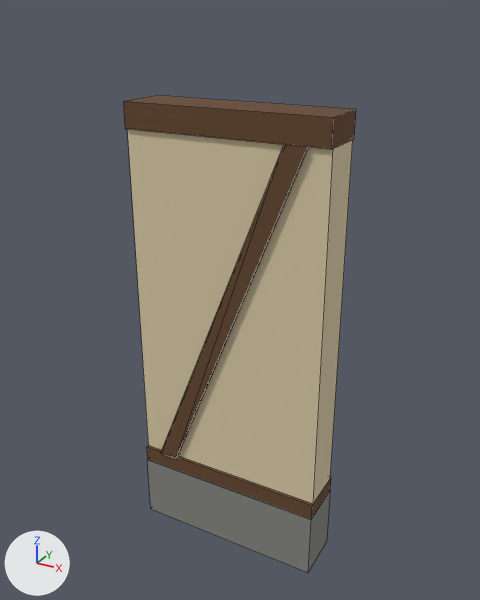
What one commit did to the FBX model client/Assets/Art/Buildings/Venaria/WallBraced.fbx.
Camera for both pictures: a camera (50 mm lens) standing at (1.94, -2.58, 2.68) and looking at (0.5, 0.04, 1.37). Lighting does not change. The marker at lower left points along +X, +Y and +Z. The older version comes first. Mesh edges are drawn as thin lines. Where no turn or scale is listed for an object, it has been applied to the vertices.

Objects in the first picture: 'Kit_WallBraced'.
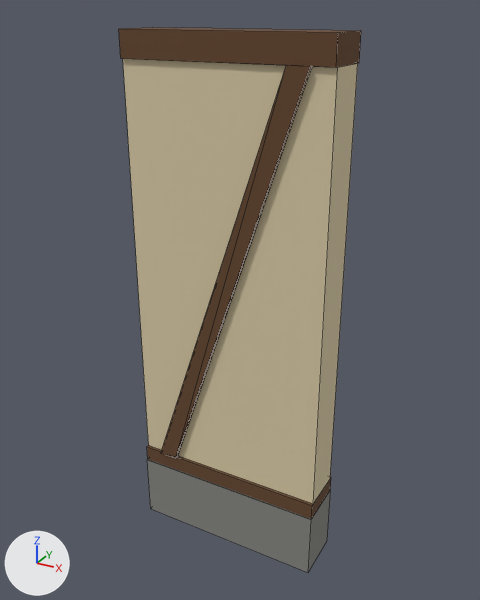
Boxes [x1, y1, x2, y2] around the edits, measured in the pictures (480 x 600 px; the box of a moved part takes in the faces that stretch with it):
'Kit_WallBraced', reshaped (14% taller)
    before: [124, 95, 356, 572]
    after: [119, 27, 361, 572]
part 1 of me_kit_wallbraced, moved or reshaped
    before: [124, 95, 356, 149]
    after: [119, 27, 361, 67]
part 2 of me_kit_wallbraced, moved or reshaped
    before: [128, 129, 353, 453]
    after: [123, 59, 358, 453]

Patch to the scene script:
```diff
--- a/client/Assets/Art/Buildings/Venaria/WallBraced.fbx.py
+++ b/client/Assets/Art/Buildings/Venaria/WallBraced.fbx.py
@@ me_kit_wallbraced @@
 # used by ob_kit_wallbraced; location = (0.0, 0.0, 0.0)
 # before: 28 (0.0, -0.11, 2.18) at pixel (127, 128), 29 (1.0, -0.11, 2.18) at pixel (333, 148), 30 (1.0, 0.11, 2.18) at pixel (352, 139), 31 (0.0, 0.11, 2.18), 36 (0.9, -0.13, 2.18) at pixel (307, 147)
 # before: 37 (0.9, -0.11, 2.18) at pixel (309, 146), 38 (0.8, -0.13, 2.18) at pixel (283, 144), 39 (0.8, -0.11, 2.18), 44 (0.9, 0.12, 2.18), 45 (0.9, 0.14, 2.18)
 # before: 46 (0.8, 0.12, 2.18), 47 (0.8, 0.14, 2.18)
-me_kit_wallbraced.from_pydata(...)  # 48 vertices, 48 faces; spans x 0.0..1.0, y -0.13..0.14, z 0.0..2.3
+me_kit_wallbraced.from_pydata(...)  # 48 vertices, 48 faces; spans x 0.0..1.0, y -0.13..0.14, z 0.0..2.6
+# me_kit_wallbraced part 1: the loose piece of 8 vertices spanning x 0.0..1.0, y -0.12..0.13, z 2.18..2.3 is moved by (0.0, 0.0, 0.3)
+# me_kit_wallbraced part 2
+for i in [*range(28, 32), *range(36, 40), *range(44, 48)]: me_kit_wallbraced.vertices[i].co += Vector((0.0, 0.0, 0.3))
 me_kit_wallbraced.materials.append(mat_stone)
```
